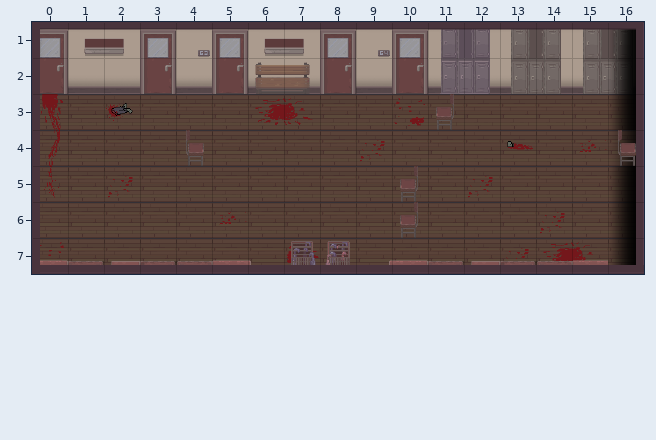
Two states of a Tiled map (JSON), PHANTOMES/assets/maps/carte2.json. The picture above was drawn from the file before the commit.
Cells are 48x48 px. Shown: x 0..16, y 1..7.
New version:
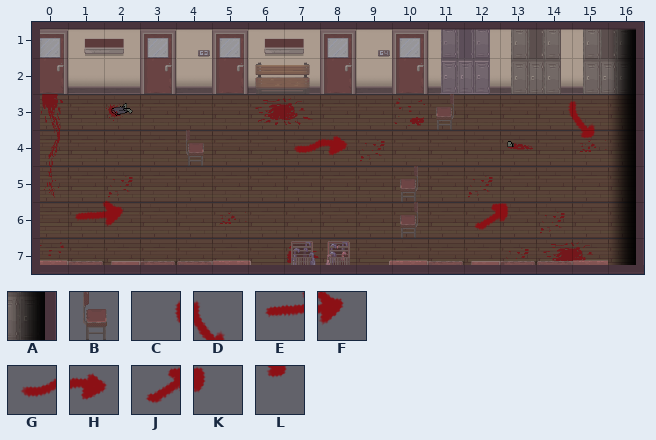
Key: from "school": A 491 turned 270, B 1006, C 1206, D 1207, E 1263, F 1264, G 1267, H 1268, J 1274, K 1275, L 1277.
_ is an empty cell.
See-through tiles are keyed as they look on the map.
Edits made:
{"where": "layer \"walls\""}
{"y":3,"x":14,"old":"__","new":"CD"}
{"y":4,"x":7,"old":"__","new":"GH"}
{"y":4,"x":15,"old":"_","new":"L"}
{"y":6,"x":1,"old":"__","new":"EF"}
{"y":6,"x":12,"old":"__","new":"JK"}
{"where": "layer \"objcol\""}
{"y":4,"x":16,"old":"B","new":"A"}
